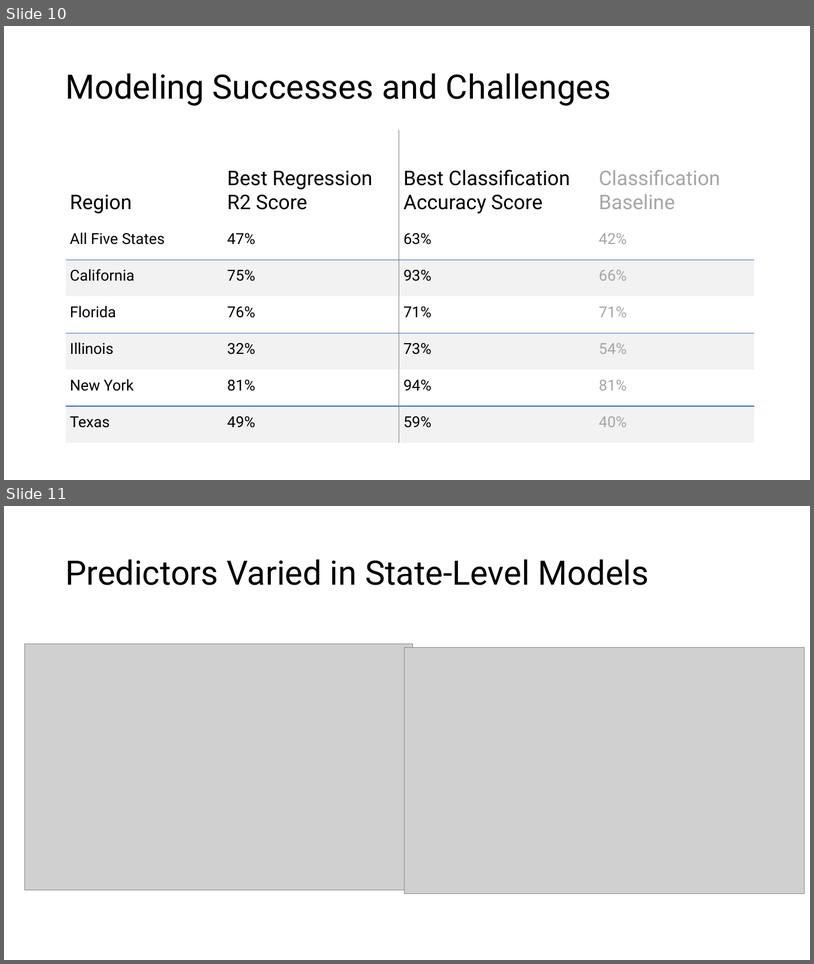
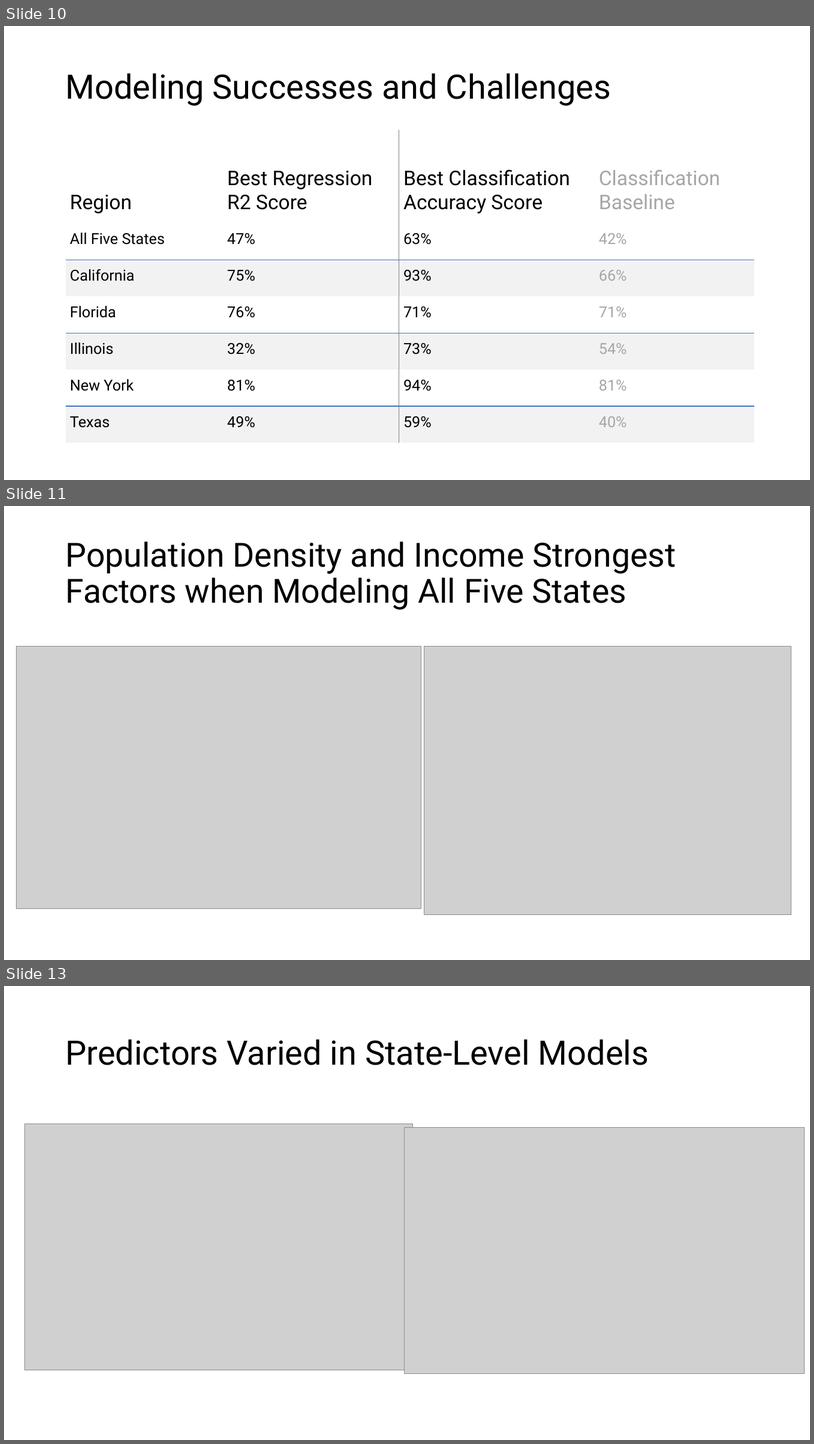
Before and after one commit to cxclark/covid19-analysis, a slide deck: 2020_10_30_covid_usa_analysis.pptx. Shown one above the other, each under a label of ours: slides 10 and 11 before the commit, slides 10, 11 and 13 after it; the slides between them are not shown. The pictures are 814x964 and 814x1444 pixels, drawn with LibreOffice and Linux fonts; fonts in the diff are those of the drawing; grey boxes stand for pictures. Boxes give left, top, right and bottom in pixels: in the first picture for what was removed or moved away, otherwise in the second. Text is boxed around its words. In the diff, an @@ line names an element or a change of style, - is before the commit and + after.

```diff
--- a/2020_10_30_covid_usa_analysis.pptx
+++ b/2020_10_30_covid_usa_analysis.pptx
@@ slide 11 added at (x1=4, y1=506, x2=810, y2=960), background #FFFFFF @@
@@ title added at (x1=65, y1=541, x2=677, y2=610), 39.6 pt, text #000000 @@
+Population Density and Income Strongest Factors when Modeling All Five States
@@ picture added at (x1=16, y1=646, x2=421, y2=909) @@
@@ picture added at (x1=425, y1=646, x2=792, y2=915) @@
@@ what was slide 11 is now slide 13 @@
```
Also in this commit, not shown: 4 slides changed, 1 other slide added, 2 slides removed, 1 other file.
